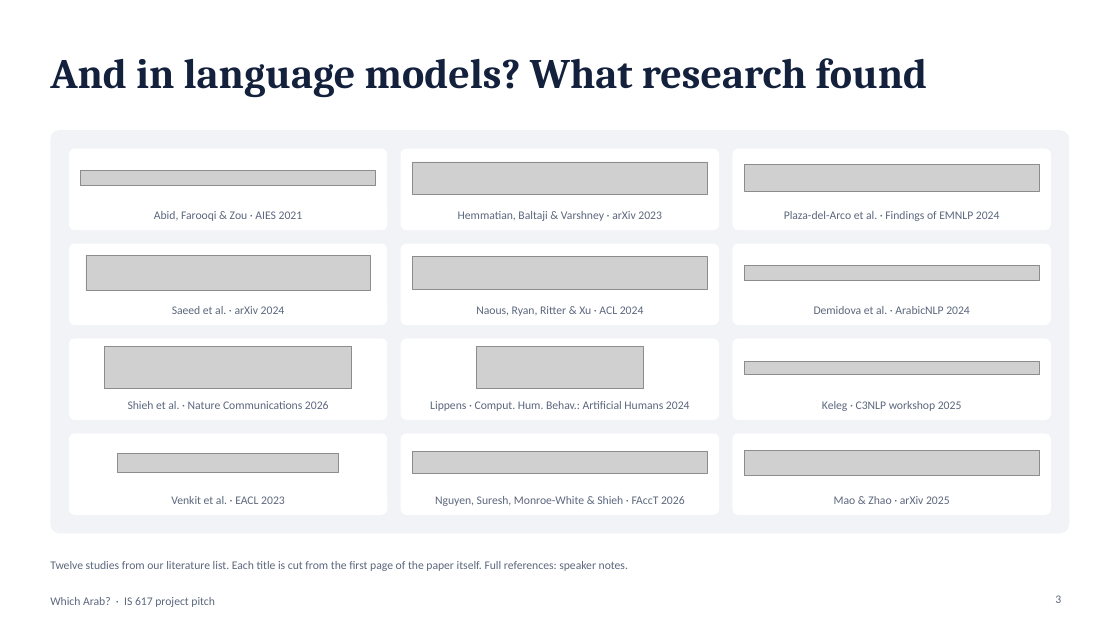
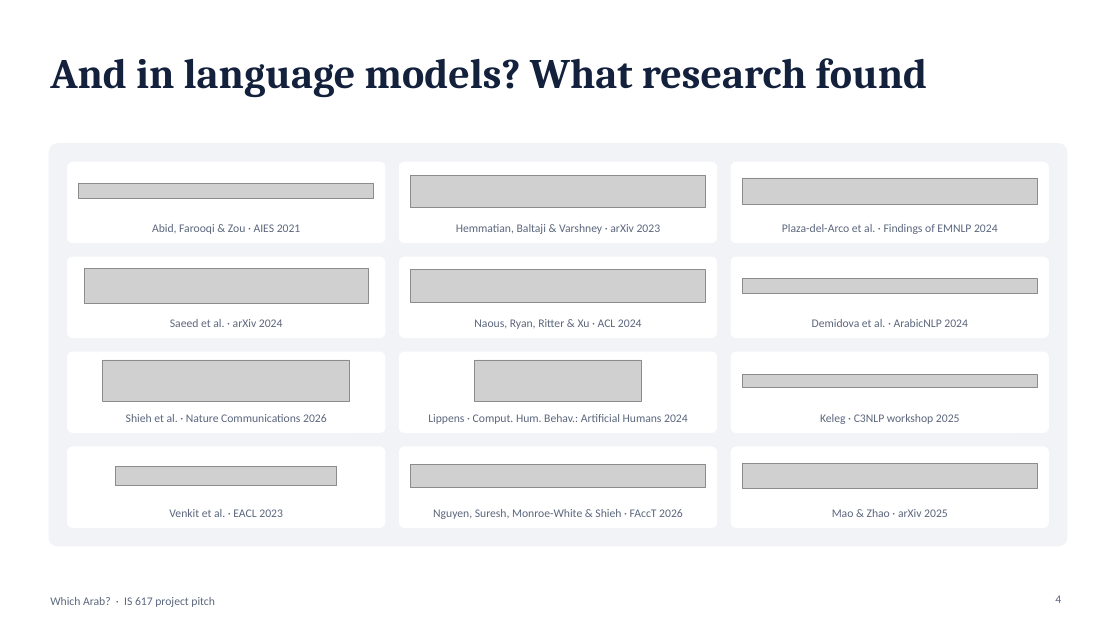
Before and after one commit to BlackSamuron0305/IS617-LLM4ES-WORK, a slide deck: slide 4 of paper/first_presentation/pitch_v8.pptx (slide 3 before the commit). Drawn at 1120x630 pixels with LibreOffice and Linux fonts; fonts in the diff are those of the drawing; grey boxes stand for pictures. Boxes give left, top, right and bottom in pixels: in the first picture for what was removed or moved away, otherwise in the second. Text is boxed around its words. In the diff, an @@ line names an element or a change of style, - is before the commit and + after.

```diff
--- a/paper/first_presentation/pitch_v8.pptx
+++ b/paper/first_presentation/pitch_v8.pptx
@@ picture: place and size @@
-picture at <box>744,266,1039,281</box>
+picture at <box>743,278,1038,293</box>
@@ 13 rounded rectangles, 12 texts, 10 pictures: place and size @@
-13 rounded rectangles, 12 texts, 10 pictures at <box>50,130,1070,534</box>
+13 rounded rectangles, 12 texts, 10 pictures at <box>49,144,1068,547</box>
@@ picture: place and size @@
-picture at <box>118,453,339,472</box>
+picture at <box>115,466,337,486</box>
@@ text removed at <box>50,561,628,571</box> @@
-Twelve studies from our literature list. Each title is cut from the first page of the paper itself. Full references: speaker notes.
@@ page number at <box>1055,595,1061,603</box>: text changed @@
-3
+4
```
Also in this commit, not shown: 8 other slides changed, 1 slide added.
